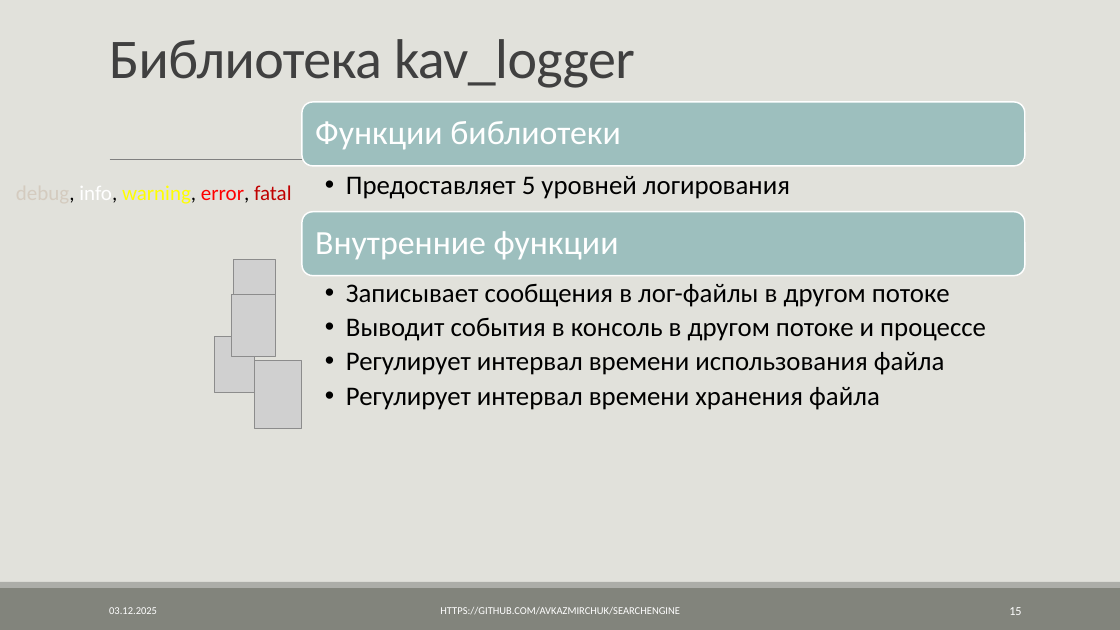
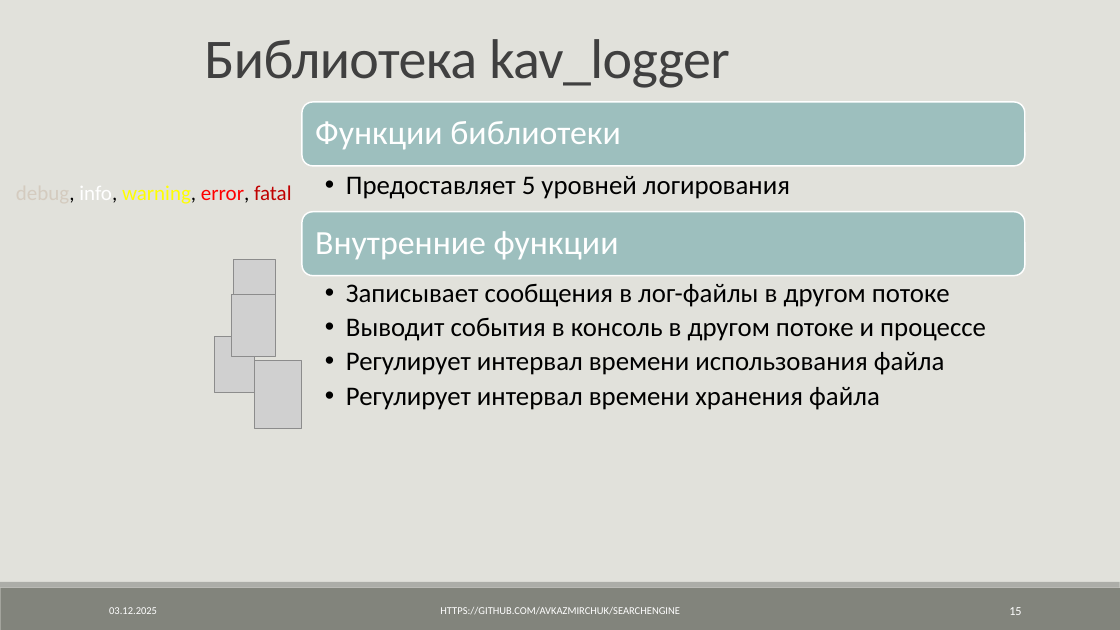
Before and after one commit to AVKazmirchuk/SearchEngine, a slide deck: slide 15 of presentation/защита.pptx. Drawn at 1120x630 pixels with LibreOffice and Linux fonts; fonts in the diff are those of the drawing; grey boxes stand for pictures. Boxes give left, top, right and bottom in pixels: in the first picture for what was removed or moved away, otherwise in the second. Text is boxed around its words. In the diff, an @@ line names an element or a change of style, - is before the commit and + after.

```diff
--- a/presentation/защита.pptx
+++ b/presentation/защита.pptx
@@ title "Библиотека kav_logger": place and size @@
-title "Библиотека kav_logger" at [109,39,635,88]
+title "Библиотека kav_logger" at [204,39,730,88]
@@ line removed from (110, 160) to (1026, 160) @@
```
Also in this commit, not shown: 12 other slides changed, 17 other files.
